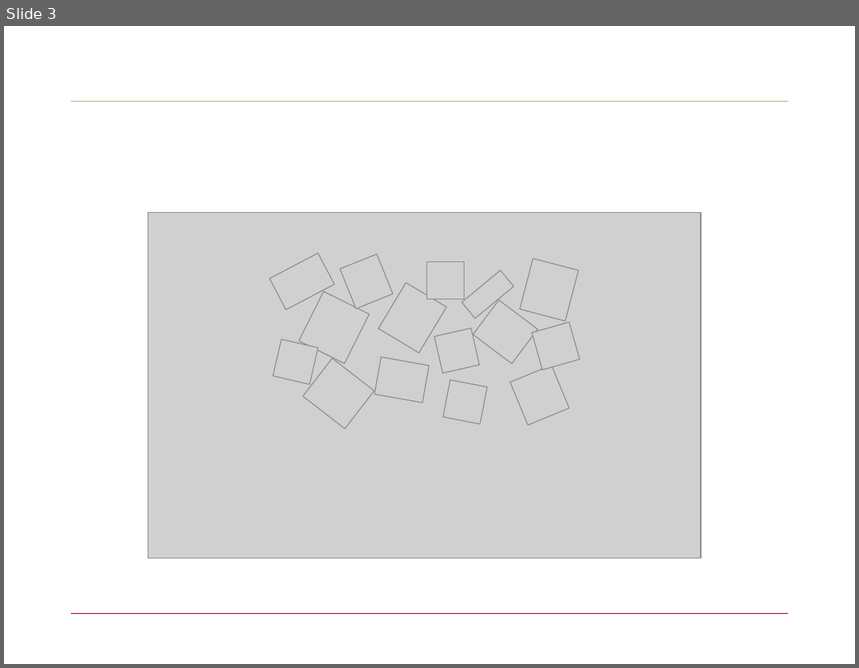
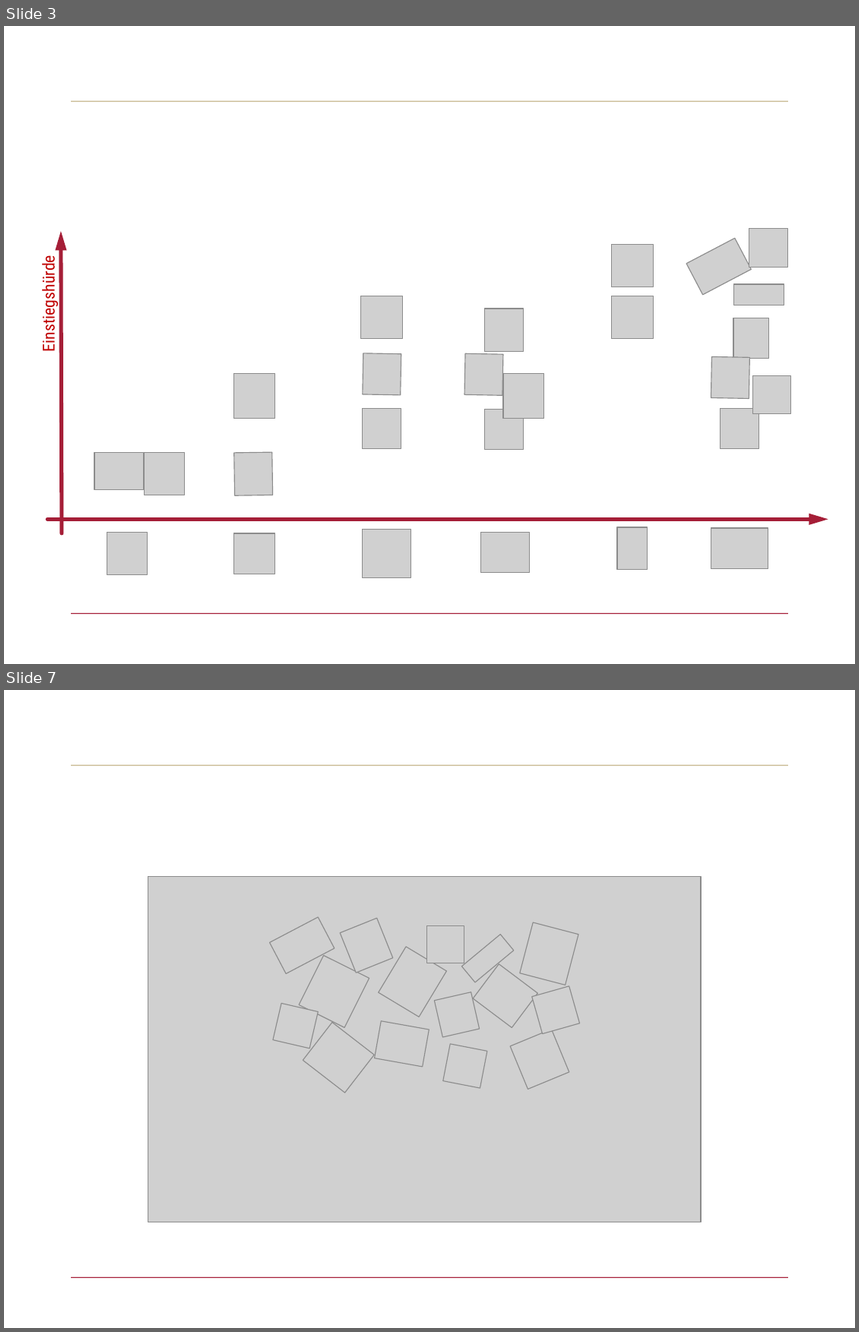
Before and after one commit to sammerk/ZPID2017, a slide deck: Img/PPT_Img.pptx. Shown one above the other, each under a label of ours: slide 3 before the commit, slides 3 and 7 after it; the slides between them are not shown. The pictures are 859x668 and 859x1332 pixels, drawn with LibreOffice and Linux fonts; fonts in the diff are those of the drawing; grey boxes stand for pictures; background and template pictures are left out. Boxes give left, top, right and bottom in pixels: in the first picture for what was removed or moved away, otherwise in the second. Text is boxed around its words. In the diff, an @@ line names an element or a change of style, - is before the commit and + after.

```diff
--- a/Img/PPT_Img.pptx
+++ b/Img/PPT_Img.pptx
@@ slide 3 added at (4,26,855,664), background #FFFFFF; not listed: 2 template elements that a slide beside it also shows @@
@@ picture added at (749,229,787,267) @@
@@ arrow added from (62, 534) to (61, 231), #A51E37 3.25 pt @@
@@ picture added at (612,245,655,287) @@
@@ picture added at (686,238,751,294) @@
@@ text added at (37,265,59,349), 14 pt, text #C00000 @@
+Einstiegshürde
@@ picture added at (360,297,403,339) @@
@@ picture added at (612,297,655,339) @@
@@ picture added at (734,284,785,306) @@
@@ picture added at (485,309,524,352) @@
@@ picture added at (734,319,769,359) @@
@@ picture added at (363,354,402,395) @@
@@ picture added at (465,354,504,396) @@
@@ picture added at (711,357,750,398) @@
@@ picture added at (234,374,275,419) @@
@@ picture added at (503,374,544,419) @@
@@ picture added at (753,376,791,414) @@
@@ picture added at (363,409,401,449) @@
@@ picture added at (485,409,524,449) @@
@@ picture added at (721,409,760,449) @@
@@ picture added at (94,452,143,490) @@
@@ picture added at (145,452,184,496) @@
@@ picture added at (234,452,273,495) @@
@@ arrow added from (47, 520) to (829, 520), #A51E37 3.25 pt @@
@@ picture added at (107,532,147,575) @@
@@ picture added at (234,534,275,574) @@
@@ picture added at (363,529,411,578) @@
@@ picture added at (481,532,530,573) @@
@@ picture added at (618,528,648,570) @@
@@ picture added at (712,528,769,569) @@
@@ what was slide 3 is now slide 7 @@
```
Also in this commit, not shown: 1 slide changed, 3 other slides added, 36 other files.
